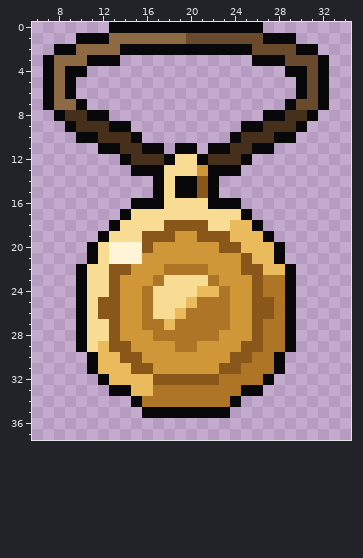
File history of a pixel-art file, ferramentas/prototipos/hud/itens-lote-noite/anel_amuleto/fontes/amuleto/amuleto-40.aseprite. The first picture shows the starting point.
40x40 pixels, 1 frame. Shown: x 6..34, y 0..37.
Once edited:
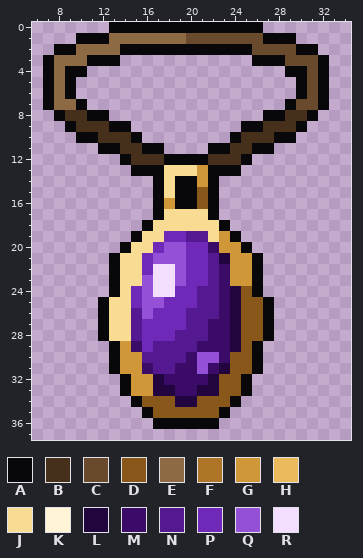
Palette (. is transparent): A #08080a  B #46301c  C #6a4a2c  D #8a571b  E #8e6a44  F #ae7526  G #cf9737  H #e9bb5c  J #f8dc94  K #fff5d6  L #22043e  M #3a0c68  N #541890  P #7028b8  Q #9450d6  R #f4deff
What changed:
layer "engaste" added
layer "pedra" added
layer "medalhao" removed
@@ x 6..34 @@
 10 ....AABBBA........ABBBAA.....
-11 ......AABBAA.AA.AABBAA.......
-12 ........ABBBAJJABBBA.........
+11 ......AABBAA....AABBAA.......
+12 ........ABBBAAAABBBA.........
 13 .........AAAJJJGAAA..........
-14 ...........AJAADA............
+14 ...........AJAAGA............
 15 ...........AJAADA............
-16 .........AAAJJJJAAA..........
-17 ........AJJJJJJJJJJA.........
-18 .......AJJJJDDDDJJHHA........
-19 ......AJJJDDDGGDDDHHHA.......
-20 .....AJKKKDGGGGGGDDHHHA......
-21 .....AJKKKGGGGGGGGGDHHA......
-22 ....AJJDDGGGFFFFGGGDDHHA.....
-23 ....AJJDGGGFJJJJFGGGDFFA.....
-24 ....AJJDGGFJJJJHHFGGDFFA.....
-25 ....AJDDGGFJJJHFFFGGDDFA.....
-26 ....AJDDGGFJJHFFFFGGDDFA.....
-27 ....AJJDGGFFHFFFFFGGDFFA.....
-28 ....AJJDGGGFFFFFFGGGDFFA.....
-29 ....AJHDDGGGGFFGGGGDDFFA.....
-30 .....AHHDDGGGGGGGGDDFFA......
-31 .....AHHHDDGGGGGGDDFFFA......
-32 ......AHHHHDDDDDDFFFFA.......
-33 .......AAHHFFFFFFFFAA........
-34 .........AFFFFFFFFA..........
-35 ..........AAAAAAAA...........
-36 .............................
+16 ...........AGAADA............
+17 ...........AJJJJA............
+18 ..........AJJJJJJA...........
+19 .........AJJPPNNJGA..........
+20 ........AJJPQQPPMGGA.........
+21 .......AJJPQQQPPNLGGA........
+22 .......AJJPRRQPPNMGGA........
+23 .......AJJQRRQPPNMGGA........
+24 .......AJPQRRPPNNMLDA........
+25 ......AJJPQQPPPNNMLDDA.......
+26 ......AJJNQPPPNNNMLDDA.......
+27 ......AJJNPPPPNNMMLDDA.......
+28 ......AJJNPPPNNNMMLDDA.......
+29 .......AGMPNNNNMMMLDA........
+30 .......AGGNNNNMQQMDDA........
+31 .......AGGMNNMMQMLDDA........
+32 ........AGGLMMMMLDDA.........
+33 ........AGGLLMMLLDDA.........
+34 .........ADDDLLDDDA..........
+35 ..........ADDDDDDA...........
+36 ...........AAAAAA............
 37 .............................
Boxes around the changes in both pictures, in picture pixels (x1, y1, x2, y2):
changed: (76, 143, 296, 429)
